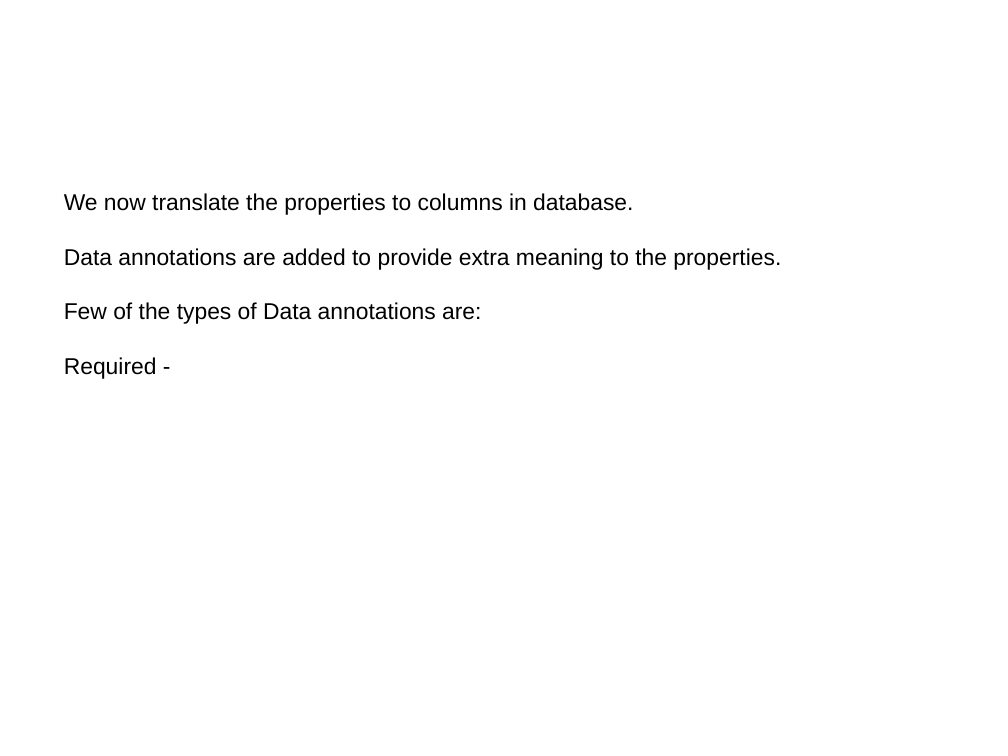
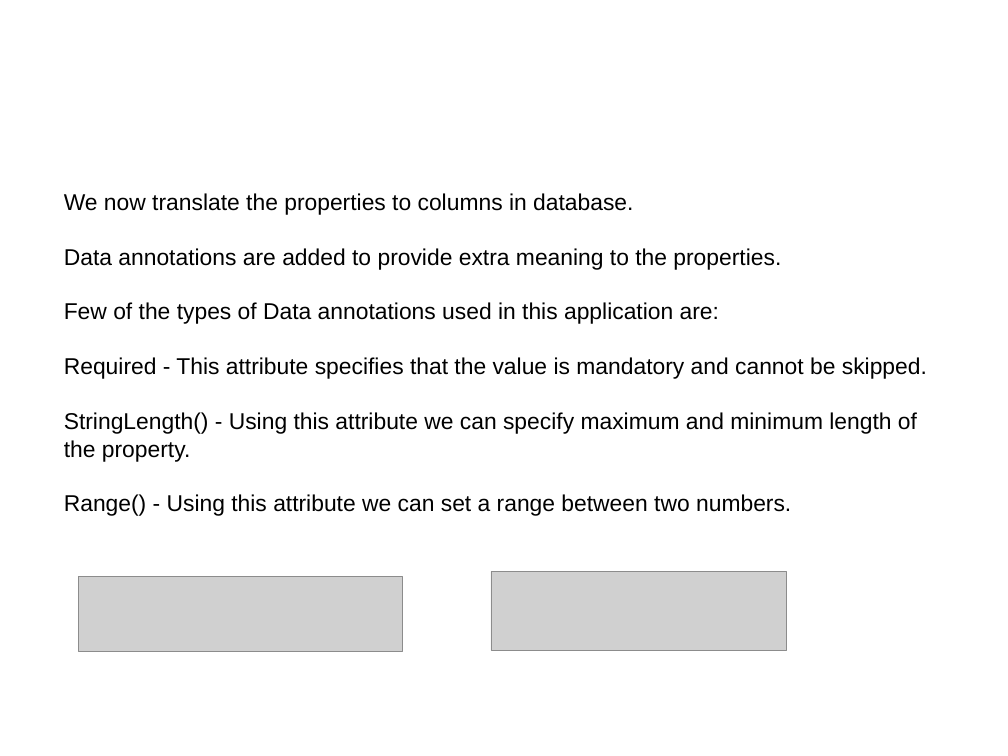
Before and after one commit to niks-in-the-hub/ORM-Entity-Framework-with-C-, a slide deck: slide 6 of csharp_application_with_entity_framework.pptx. Drawn at 1008x756 pixels with LibreOffice and Linux fonts; fonts in the diff are those of the drawing; grey boxes stand for pictures; background and template pictures are left out. Boxes give left, top, right and bottom in pixels: in the first picture for what was removed or moved away, otherwise in the second. Text is boxed around its words. In the diff, an @@ line names an element or a change of style, - is before the commit and + after.

Commit message:
updates to the slide

```diff
--- a/csharp_application_with_entity_framework.pptx
+++ b/csharp_application_with_entity_framework.pptx
@@ text at (64, 302, 927, 516): text changed @@
-Few of the types of Data annotations are:
-Required -
+Few of the types of Data annotations used in this application are:
+Required - This attribute specifies that the value is mandatory and cannot be skipped.
+StringLength() - Using this attribute we can specify maximum and minimum length of the property.
+Range() - Using this attribute we can set a range between two numbers.
@@ picture added at (79, 576, 402, 651) @@
@@ picture added at (491, 572, 787, 650) @@
```
Also in this commit, not shown: 1 other slide changed, 3 slides added, 1 other file.
